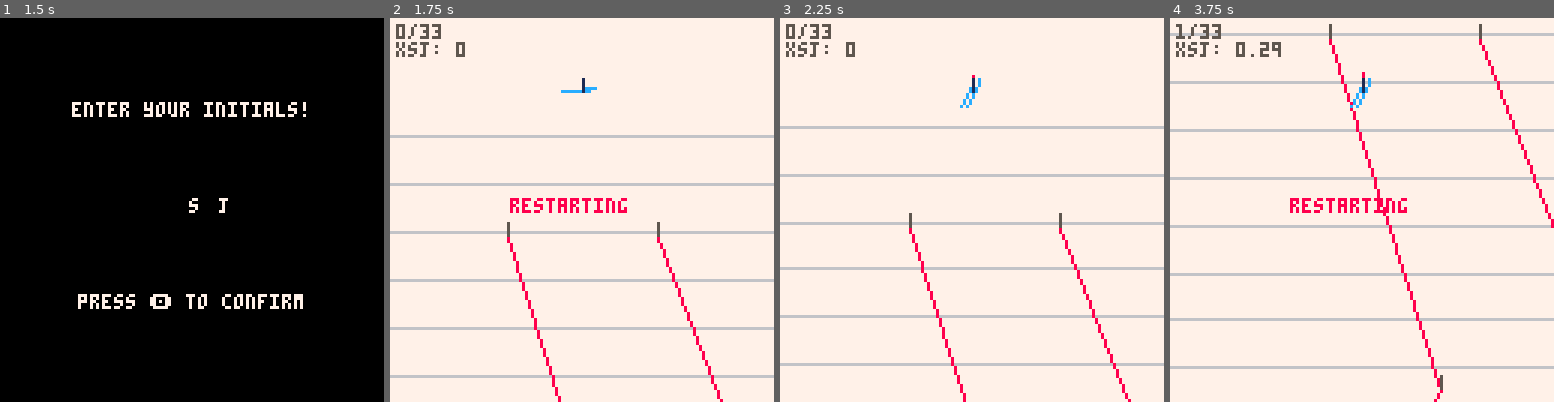
Above: before the commit, frames 1-4 (left to right).
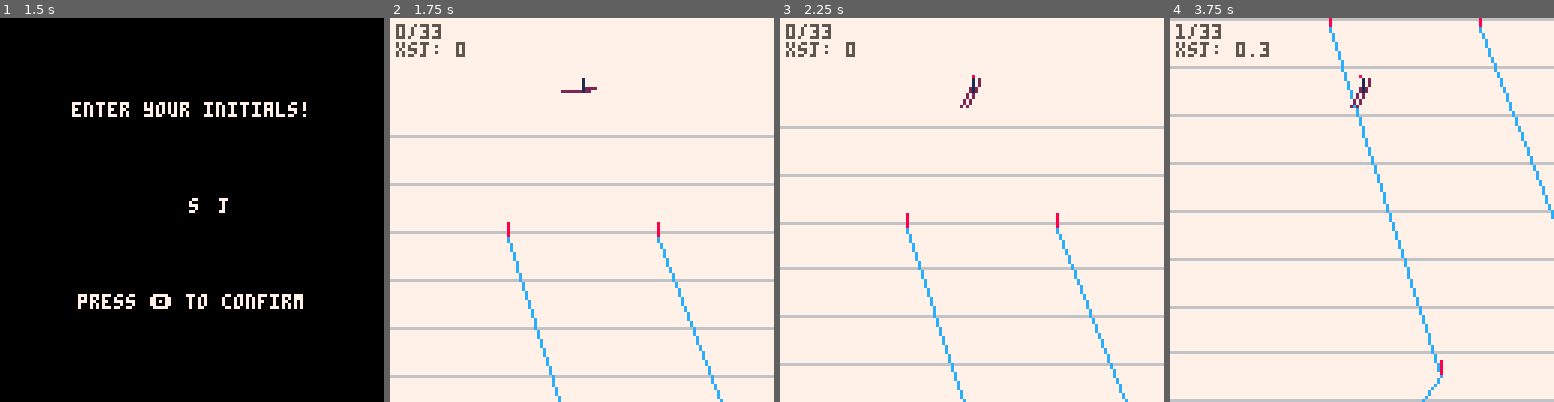
Above: after the commit, the same moments.

Repository: DoubleSec/hyper-geant
Game: PICO-8 cartridge p8/hypergeant.p8
Two runs of this game, one before a commit and one after it. Both use one fixed random seed, a clock stepped at 60 frames per second and the inputs below.
Inputs:
- Up to frame 1 (1.5 s): tap X (X key) at 0.33, 1.07 s; tap O (Z key) at 0.7 s
- Up to frame 2 (1.75 s): hold Right from 1.6 s (still down); tap O (Z key) at 1.7 s
- Up to frame 3 (2.25 s): tap X (X key) at 1.85 s; release Right at 2.1 s; tap O (Z key) at 2.1 s; hold Up from 2.15 s (still down)
- Up to frame 4 (3.75 s): release Up at 2.42 s; hold Right 2.47-3.03 s; tap O (Z key) every 0.4 s from 2.5 to 3.7 s; tap X (X key) at 2.97 s; hold Left 3.08-3.58 s; hold Down from 3.63 s (still down)

Frame 1 is identical in both runs. In frame 2, 1.4% of the frame differs, in the area x 30-87%, y 17-100%; in frame 3, 1.6%; in frame 4, 16%, in the area x 0-100%, y 0-100%.

Commit message:
revised timing system

Diff:
--- a/p8/downhill.lua
+++ b/p8/downhill.lua
@@ -8,7 +8,7 @@
 
  -- constructor
  -- base_pos is y coordinate of start, seed is random seed value
- new = function(self, base_pos, seed, pname)
+ new = function(self, base_pos, seed, pname, best)
 
   new_dh = {}
   setmetatable(new_dh, downhill)
@@ -16,7 +16,6 @@
 
   new_dh.pname = pname
 
-  --srand(seed)
   srand(seed)
 
   -- Generate the path
@@ -28,30 +27,52 @@
   new_dh.course_start = 0
   new_dh.course_end = 0
 
-  new_dh.gates[1] = {base_pos + 50, 0, 50}
+  -- intermediate timing
+  new_dh.time_gates = {
+   flr(new_dh.n_gates * 0.25),
+   flr(new_dh.n_gates * 0.50),
+   flr(new_dh.n_gates * 0.75)
+  }
+
+  -- initialize best time and current time
+  new_dh.best = {}
+  if best != nil then
+   new_dh.best = best
+  end
+
+  new_dh.times = {}
+
+  new_dh.gates[1] = {base_pos + 50, 0, 50, -1}
 
   for i = 2, new_dh.n_gates, 1 do
 
    -- choose y
-   y = new_dh.gates[i-1][1] + self.y_gap_r[1] +
-       rnd(self.y_gap_r[2] - self.y_gap_r[1])
+   local y = new_dh.gates[i-1][1] + self.y_gap_r[1] +
+             rnd(self.y_gap_r[2] - self.y_gap_r[1])
 
    -- choose x
    -- x format is {center, width}
-   x_last = new_dh.gates[i-1][2]
-
-   x_center = x_last + self.x_offset_r[1] +
+   local x_last = new_dh.gates[i-1][2]
+
+   local x_center = x_last + self.x_offset_r[1] +
               rnd(self.x_offset_r[2] - self.x_offset_r[1])
-   x_width = self.x_gap_r[1] + rnd(self.x_gap_r[2] - self.x_gap_r[1])
-
-   add(new_dh.gates, {y, x_center, x_width})
+   local x_width = self.x_gap_r[1] + rnd(self.x_gap_r[2] - self.x_gap_r[1])
+
+   local is_timing = -1
+   for j, gidx in pairs(new_dh.time_gates) do
+    if i == gidx then
+     is_timing = j
+    end
+   end
+
+   add(new_dh.gates, {y, x_center, x_width, is_timing})
 
   end
 
   new_dh.len = new_dh.gates[new_dh.n_gates][1] - base_pos
 
   -- set the course as not completed
-  poke(0x5f87, 0)
+  gpio_set_course_status(0)
 
   return new_dh
 
@@ -72,7 +93,7 @@
     -- border lines
     if i != 1 then
 
-     -- previous late info
+     -- previous gate info
      prev_x_left = (self.gates[i-1][2] - self.gates[i-1][3] / 2) - player.world_x + player.x
      prev_x_right = (self.gates[i-1][2] + self.gates[i-1][3] / 2) - player.world_x + player.x
      prev_y = self.gates[i-1][1] - player.world_y + player.y
@@ -81,41 +102,83 @@
      if (i == self.n_gates) line(x_left - 20, y, x_right + 20, y, 12)
 
      -- left border, right border
-     line(prev_x_left, prev_y, x_left, y, 8)
-     line(prev_x_right, prev_y, x_right, y, 8)
+     line(prev_x_left, prev_y, x_left, y, 12)
+     line(prev_x_right, prev_y, x_right, y, 12)
 
     end
 
     -- left side, right side
-    line(x_left, y, x_left, y - 5, 5)
-    line(x_right, y, x_right, y - 5, 5)
-
-   end
-
-  end
-
-  print(self.n_passed.."/"..self.n_gates, 2, 2)
-
+    line(x_left, y, x_left, y - 5, 8)
+    line(x_right, y, x_right, y - 5, 8)
+
+    -- timing line
+    if self.gates[i][4] > 0 then
+     line(x_left - 20, y, x_left, y, 14)
+     line(x_right + 20, y, x_right, y, 14)
+    end
+
+   end
+
+  end
+
+  print(self.n_passed.."/"..self.n_gates, 2, 2, 5)
+
+  -- setup time printing
   if self.course_start == 0 then
    t = 0
    c = 5
+   complete = false
   elseif self.course_end == 0 then
    t = time() - self.course_start
    c = 5
+   complete = false
   else
-   t = self.course_end - self.course_start
-   c = 3
+   complete = true
   end
 
   if self.gate_missed then
    print("out", 2, 8, 8)
-  else
-   print(self.pname:to_str()..': '..flr(t * 100) / 100, 2, 8, c)
+  elseif not complete then
+   print(self.pname:to_str()..': '..flr(t * 10) / 10, 2, 8, c)
+  end
+
+  -- delta printing
+  if self.delta != nil then
+   if self.delta < 0 then
+    sym = ""
+    dc = 3
+   else
+    sym = "+"
+    dc = 8
+   end
+   rectfill(1, 14, 21, 20, dc)
+   print(sym..(flr(self.delta * 100) / 100), 2, 15, 7)
+  end
+
+  -- end of run
+  if complete then
+   if (self.best_delta == nil) or (self.best_delta < 0) then
+    ec = 3
+    sym = ' ('
+   else
+    ec = 5
+    sym = ' (+'
+   end
+   if self.best_delta != nil then
+    res_string = (flr(self.times[4] * 100) / 100)..sym..(flr(self.best_delta * 100) / 100)..")"
+    rectfill(63-#res_string*2, 59, 63+#res_string*2, 65, ec)
+    print(res_string, 64-#res_string*2, 60, 7)
+   else
+    res_string = tostr((flr(self.times[4] * 100) / 100))
+    rectfill(63-#res_string*2, 59, 63+#res_string*2, 65, ec)
+    print(res_string, 64-#res_string*2, 60, 7)
+   end
   end
 
   if player.vx == 0 and player.vy == 0 then
-   print('hold \151 to tuck and go faster', 0, 40, 2)
-   print('hold \142 to restart', 0, 50, 2)
+   print('hold \142 to tuck and go faster', 2, 40, 2)
+   print('hold \151 to restart', 2, 50, 2)
+   if self.best[4] != nil then print("pb: "..(flr(self.best[4] * 100) / 100), 2, 60, 3) end
   end
 
  end,
@@ -145,17 +208,36 @@
     self.gate_missed = true
    end
 
+   -- check on intermediate sectors if not out
+   if (not self.gate_missed) and crossing_gate[4] > 0 then
+
+    i = crossing_gate[4]
+    self.times[i] = time() - self.course_start
+
+    if self.best[i] != nil then
+     self.delta = self.times[i] - self.best[i]
+    end
+   end
+
+   -- if course completed
    if (crossing_idx == count(self.gates) and not self.gate_missed) then
     self.course_end = time()
+    self.times[4] = self.course_end - self.course_start
+    if count(self.best) != 0 then
+     self.best_delta = self.times[4] - self.best[4]
+     self.delta = self.best_delta
+    end
+    -- set best time
+    if ((count(self.best) == 0) or (self.times[4] < self.best[4])) then
+     self.best = self.times
+    end
     -- write the course-completed status bit
-    poke(0x5f87, 1)
+    gpio_set_course_status(1)
     -- write the finishing time to gpio pins
-    local write_time = convert_time(self.course_end - self.course_start)
-    poke(0x5f85, write_time[1], write_time[2])
-   end
-
-  end
-
+    gpio_set_course_time(self.times[4])
+   end
+
+  end
 
  end,
 
@@ -177,7 +259,7 @@
 
 end
 
--- gates is a table of gate data, {x, x_center, x_width, passed}
+-- gates is a table of gate data, {y, x_center, x_width, passed}
 gate_search = function(gates, player)
 
  y = player.world_y
--- /dev/null
+++ b/p8/gpio.lua
@@ -0,0 +1,24 @@
+-- functions to read/write gpio, to save us a bunch of magic numbers later
+
+-- get seed to generate terrain/course
+function gpio_get_seed()
+ return $0x5f90
+end
+
+-- set complete (1) or not complete (0) status for course
+function gpio_set_course_status(status)
+ poke(0x5f87, status)
+end
+
+-- write time to gpio
+function gpio_set_course_time(t)
+ local seconds = flr(t)
+ local hundredths = flr((t - flr(t)) * 100)
+ poke(0x5f85, seconds, hundredths)
+end
+
+-- write player name to gpio
+function gpio_set_pname(pname)
+ local lids = pname:to_nums()
+ poke(0x5f80, lids[1], lids[2], lids[3])
+end
--- a/p8/hypergeant.p8
+++ b/p8/hypergeant.p8
@@ -1,5 +1,5 @@
 pico-8 cartridge // http://www.pico-8.com
-version 33
+version 35
 __lua__
 function _init()
 
@@ -24,7 +24,8 @@
 
 end
 -->8
-#include player_class.lua
+#include gpio.lua
+#include player.lua
 #include downhill.lua
 #include terrain.lua
 #include states.lua
--- a/p8/player_class.lua
+++ b/p8/player.lua
@@ -171,10 +171,10 @@
   y = self.y
 
   -- draw skis
-  line(x-1, y, x-1 - su[2] * 4, y - su[1] * 4, 12)
-  line(x-1, y, x-1 + su[2] * 6, y + su[1] * 6, 12)
-  line(x+1, y, x+1 - su[2] * 4, y - su[1] * 4, 12)
-  line(x+1, y, x+1 + su[2] * 6, y + su[1] * 6, 12)
+  line(x-1, y, x-1 - su[2] * 4, y - su[1] * 4, 2)
+  line(x-1, y, x-1 + su[2] * 6, y + su[1] * 6, 2)
+  line(x+1, y, x+1 - su[2] * 4, y - su[1] * 4, 2)
+  line(x+1, y, x+1 + su[2] * 6, y + su[1] * 6, 2)
 
   -- line for drag force
   line(
@@ -188,7 +188,7 @@
 
  _input = function(self)
 
-  self.tuck = btn(5)
+  self.tuck = btn(4)
 
   if self.tuck == true then
    steer_speed = self.steer_speed * self.tuck_steer_multiplier
--- a/p8/states.lua
+++ b/p8/states.lua
@@ -166,9 +166,8 @@
 
  del = function(self, store_table)
   pal()
-  local lids = self.pname:to_nums()
   -- write the name of the course to gpio pins
-  poke(0x5f80, lids[1], lids[2], lids[3])
+  gpio_set_pname(self.pname)
   store_table.pname = self.pname
  end
 }
@@ -193,12 +192,12 @@
   n.objs = {}
 
   -- retrieve the seed from gpio
-  seed = $0x5f90
+  seed = gpio_get_seed()
 
   -- add things to the object table
   n.objs["p1"] = player:new(-10000)
   -- eventually will come off gpio
-  n.objs["course"] = downhill:new(-10000, seed, n.pname)
+  n.objs["course"] = downhill:new(-10000, seed, n.pname, init_table.best)
   n.objs["ter"] = terrain:new(-10000, n.objs.course.len + 50, seed)
 
   -- set up the map
@@ -208,16 +207,13 @@
    end
   end
 
-  -- set the completed-status gpio pin
-  poke(0x5f87, 0)
-
   return n
  end,
 
  update = function(self, sm)
 
   -- listen for control
-  if btn(4) then
+  if btn(5) then
    self.restart_count = self.restart_count + 1
 
    if self.restart_count > 90 then
@@ -244,8 +240,9 @@
   self.objs.p1:draw()
 
   -- print restarting message
-  if btn(4) then
-   print('restarting', 40, 60, 8)
+  if self.restart_count > 0 then
+   rectfill(43, 66, 83, 72, 8)
+   print('restarting', 44, 67, 7)
    cursor()
   end
 
@@ -253,6 +250,7 @@
 
  del = function(self, store_table)
 
+  store_table.best = self.objs.course.best
  end
 }
 game_state.__index = game_state
